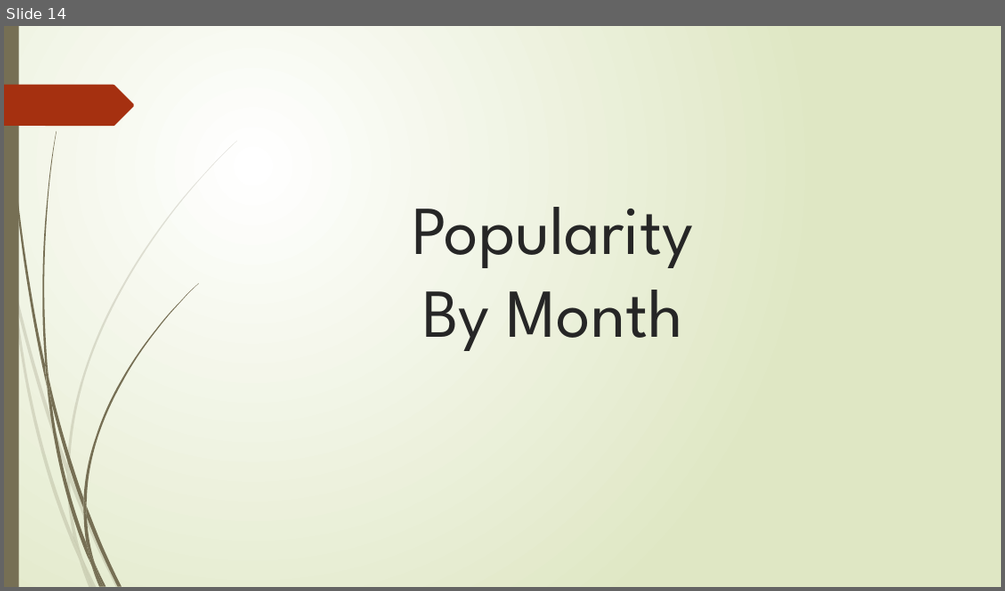
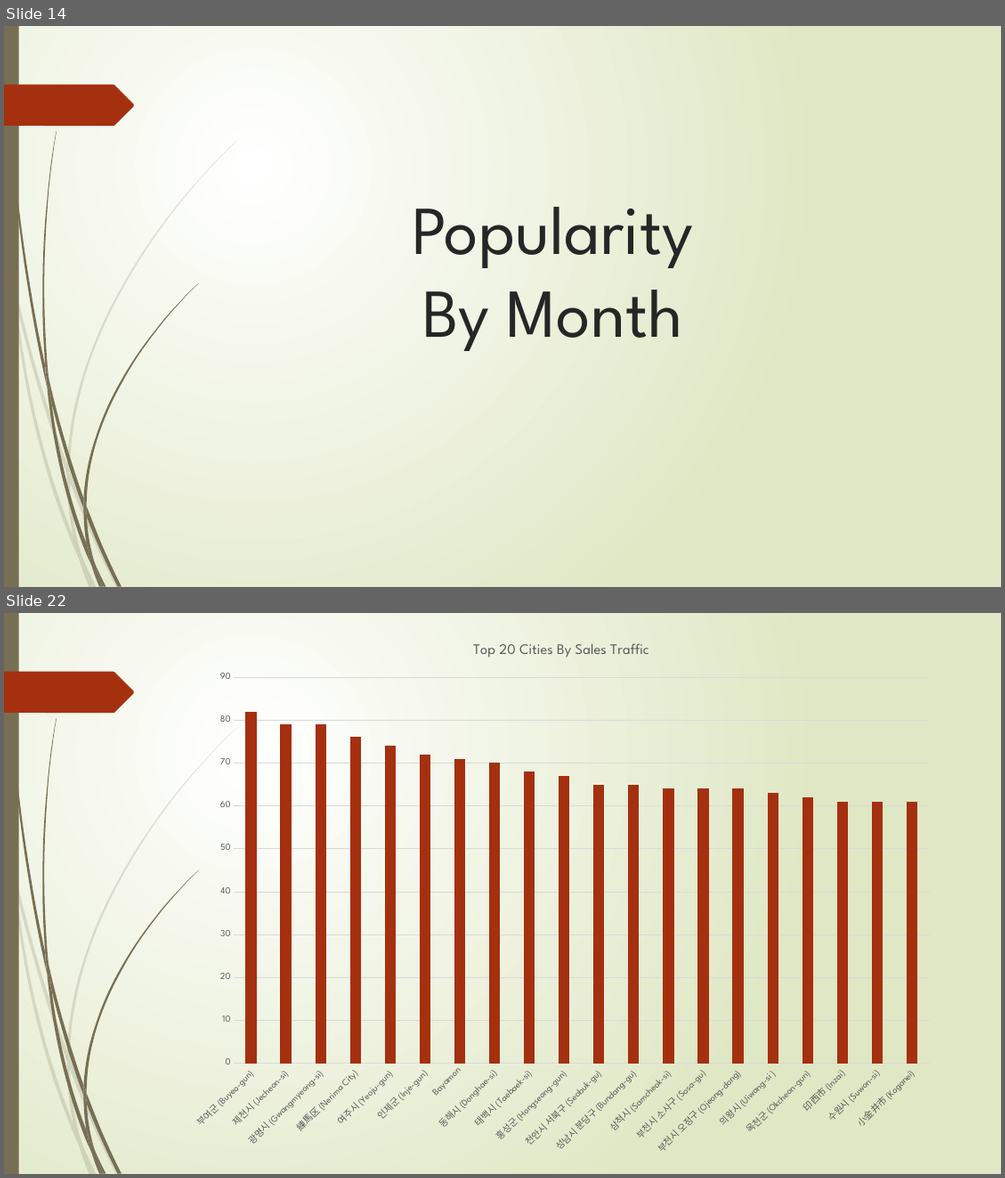
Before and after one commit to jnesteruck/rev-proj2, a slide deck: analysis-phase/Project_2.pptx. Shown one above the other, each under a label of ours: slide 14 before the commit, slides 14 and 22 after it; the slides between them are not shown. The pictures are 1005x591 and 1005x1178 pixels, drawn with LibreOffice and Linux fonts; fonts in the diff are those of the drawing. Boxes give left, top, right and bottom in pixels: in the first picture for what was removed or moved away, otherwise in the second. Text is boxed around its words. In the diff, an @@ line names an element or a change of style, - is before the commit and + after.

```diff
--- a/analysis-phase/Project_2.pptx
+++ b/analysis-phase/Project_2.pptx
@@ slide 22 added at [4, 613, 1001, 1174], background gradient #FFFFFF to #DFE8C4; not listed: 24 template elements that a slide beside it also shows @@
@@ column chart added at [178, 625, 945, 1166] @@
+title "Top 20 Cities By Sales Traffic "
+categories: 부여군 (Buyeo-gun), 제천시 (Jecheon-si), 광명시 (Gwangmyeong-si), 練馬区 (Nerima City), 여주시 (Yeoju-gun), 인제군 (Inje-gun), Bayamon, 동해시 (Donghae-si), 태백시 (Taebaek-si), 홍성군 (Hongseong-gun), 천안시 서북구 (Seobuk-gu), 성남시 분당구 (Bundang-gu), 삼척시 (Samcheok-si), 부천시 소사구 (Sosa-gu), 부천시 오정구 (Ojeong-dong), 의왕시 (Uiwang-si ), 옥천군 (Okcheon-gun), 印西市 (Inzai), 수원시 (Suwon-si), 小金井市 (Koganei)
+Series 1: 82, 79, 79, 76, 74, 72, 71, 70, 68, 67, 65, 65, 64, 64, 64, 63, 62, 61, 61, 61
```
Also in this commit, not shown: 5 slides changed, 6 other slides added.
